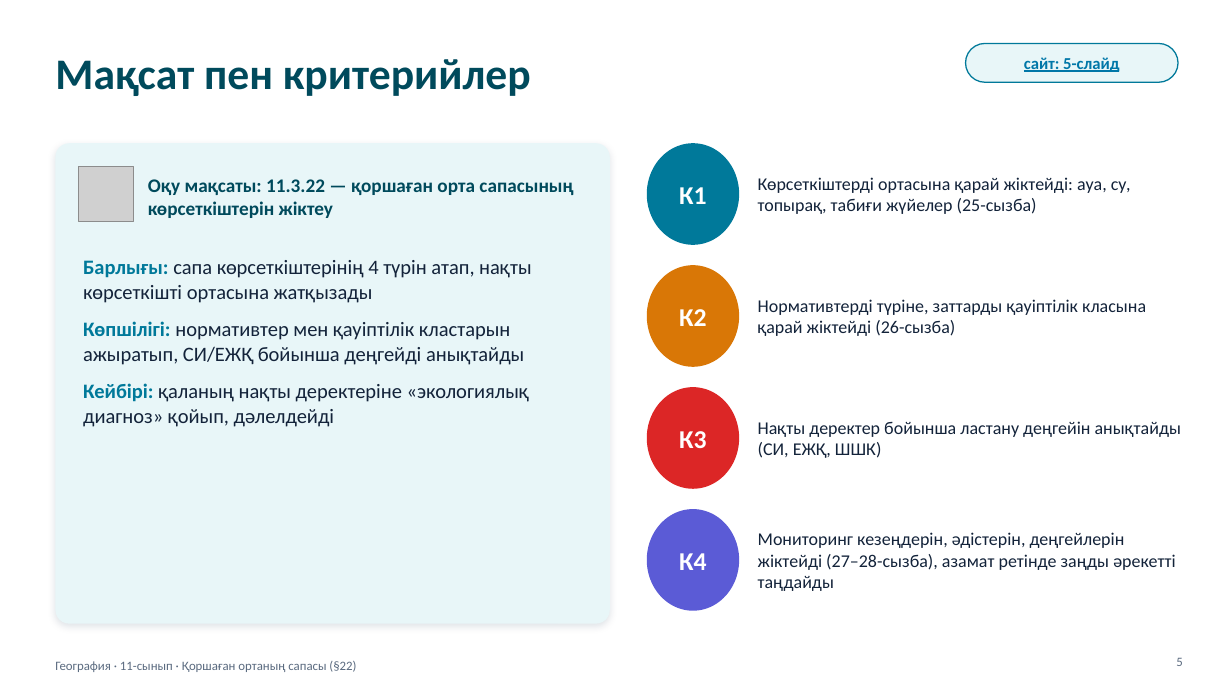
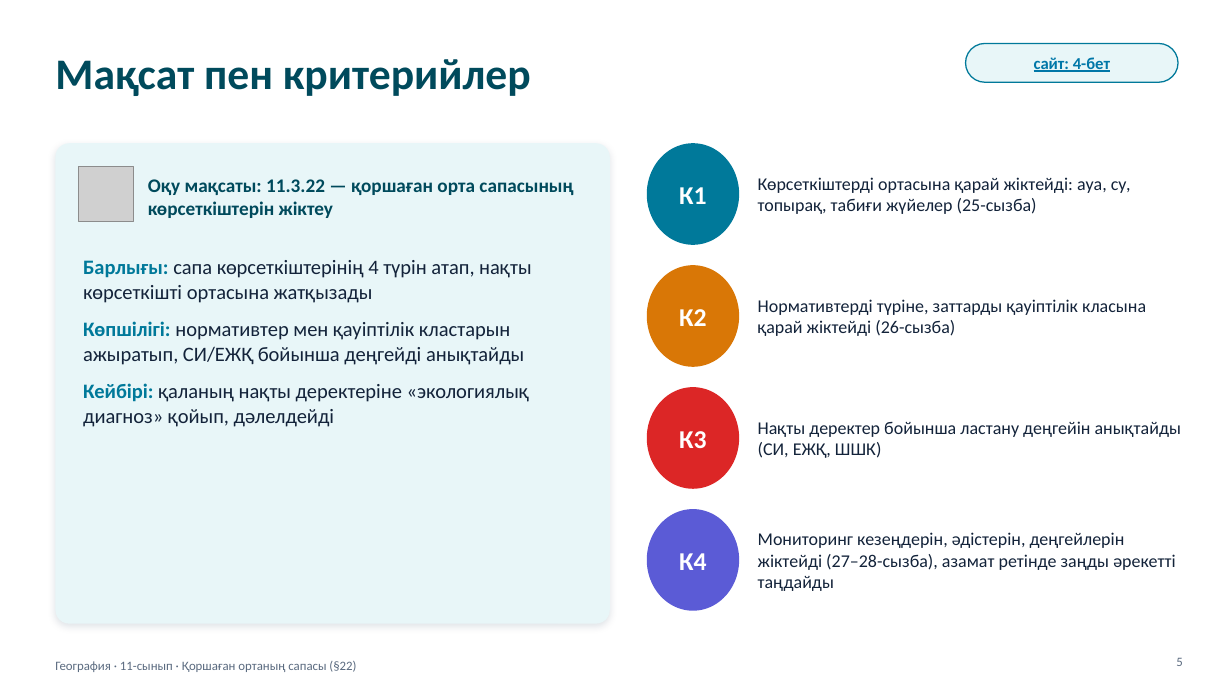
Before and after one commit to makpalkubantova-arch/ecoscaner, a slide deck: slide 5 of materialdar/2-Prezentaciya-Qorshagan-orta-sapasy.pptx. Drawn at 1232x693 pixels with LibreOffice and Linux fonts; fonts in the diff are those of the drawing; grey boxes stand for pictures. Boxes give left, top, right and bottom in pixels: in the first picture for what was removed or moved away, otherwise in the second. Text is boxed around its words. In the diff, an @@ line names an element or a change of style, - is before the commit and + after.

```diff
--- a/materialdar/2-Prezentaciya-Qorshagan-orta-sapasy.pptx
+++ b/materialdar/2-Prezentaciya-Qorshagan-orta-sapasy.pptx
@@ text in rounded rectangle at box(1034, 57, 1110, 72): text changed @@
-сайт: 5-слайд
+сайт: 4-бет
```
Also in this commit, not shown: 13 other slides changed, 2 slides added, 4 slides removed, 24 other files.
